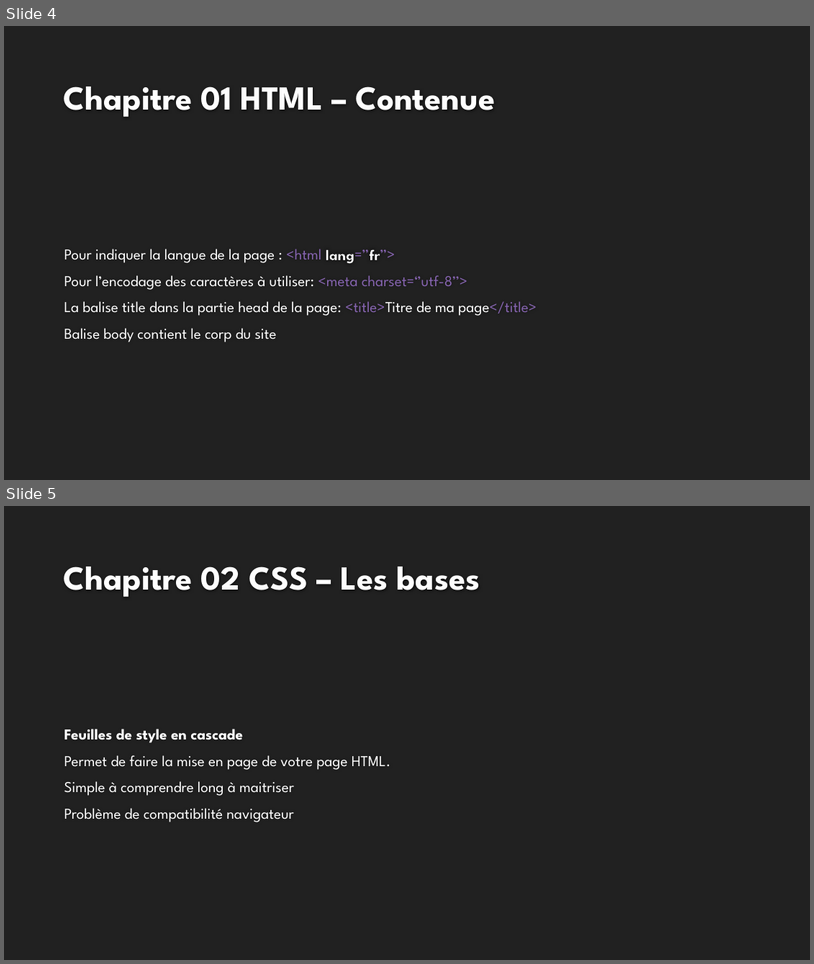
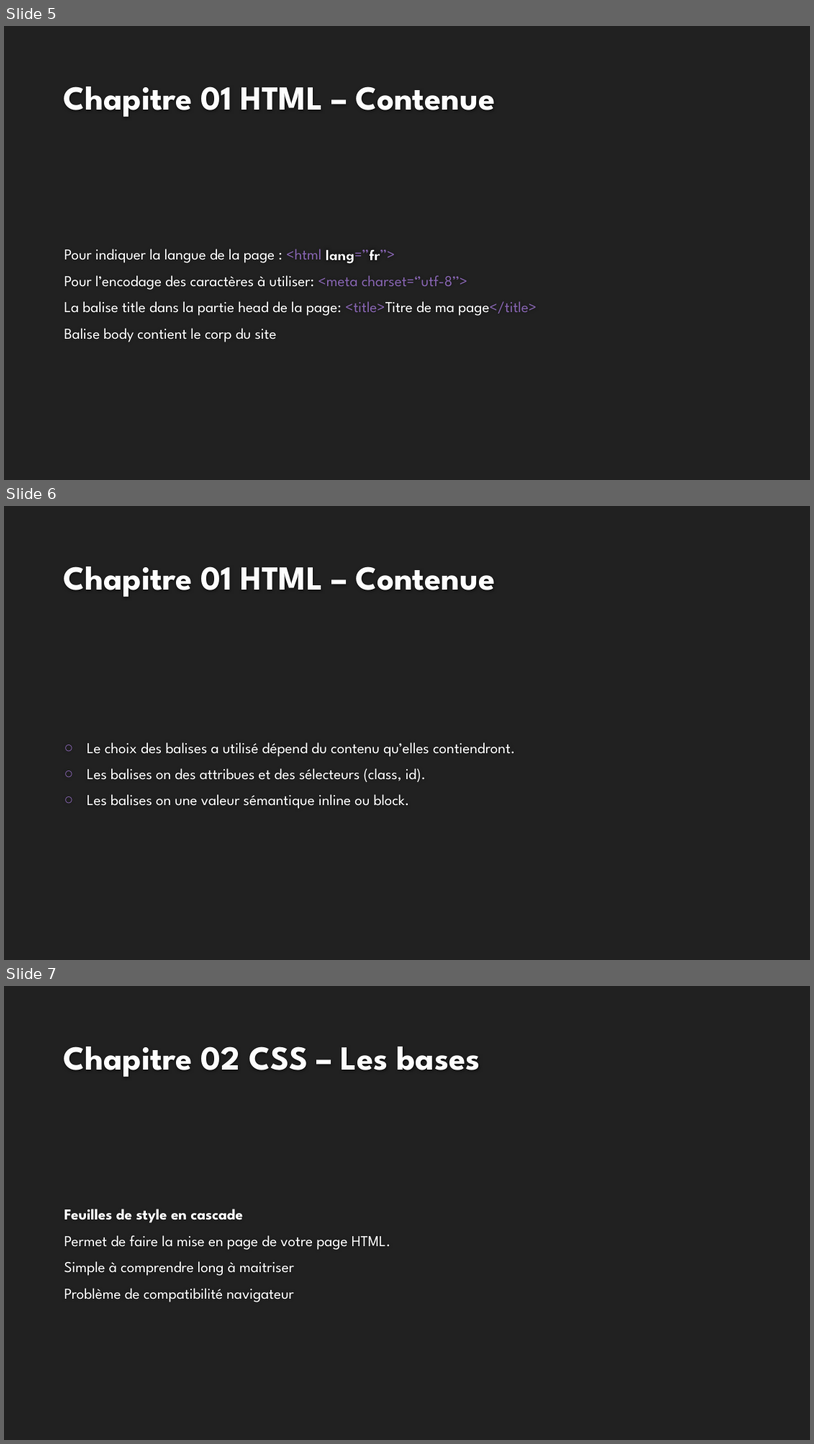
Before and after one commit to mehdiAberkane/Exo-html-css, a slide deck: Formation HTML.pptx. Shown one above the other, each under a label of ours: slides 4 and 5 before the commit, slides 5, 6 and 7 after it. The pictures are 814x964 and 814x1444 pixels, drawn with LibreOffice and Linux fonts; fonts in the diff are those of the drawing; background and template pictures are left out. Boxes give left, top, right and bottom in pixels: in the first picture for what was removed or moved away, otherwise in the second. Text is boxed around its words. In the diff, an @@ line names an element or a change of style, - is before the commit and + after.

```diff
--- a/Formation HTML.pptx
+++ b/Formation HTML.pptx
@@ slide 6 added at bbox=[4, 506, 810, 960], background #212121 @@
@@ title added at bbox=[64, 566, 495, 597], 40 pt, text #FEFEFE, bold @@
+Chapitre 01 HTML – Contenue
@@ text added at bbox=[87, 742, 515, 808], 18 pt, text #FFFFFF @@
+○ Le choix des balises a utilisé dépend du contenu qu’elles contiendront.
+○ Les balises on des attribues et des sélecteurs (class, id).
+○ Les balises on une valeur sémantique inline ou block.
@@ what was slide 4 is now slide 5 @@
@@ what was slide 5 is now slide 7 @@
```
Also in this commit, not shown: 1 slide changed, 4 other slides added.
